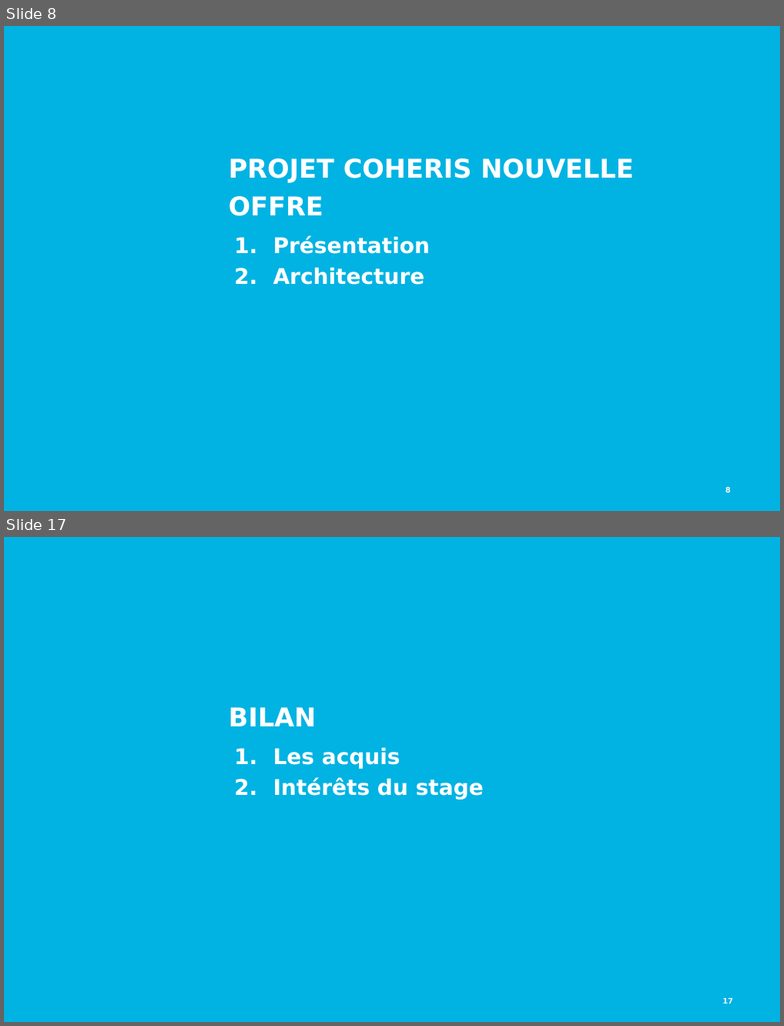
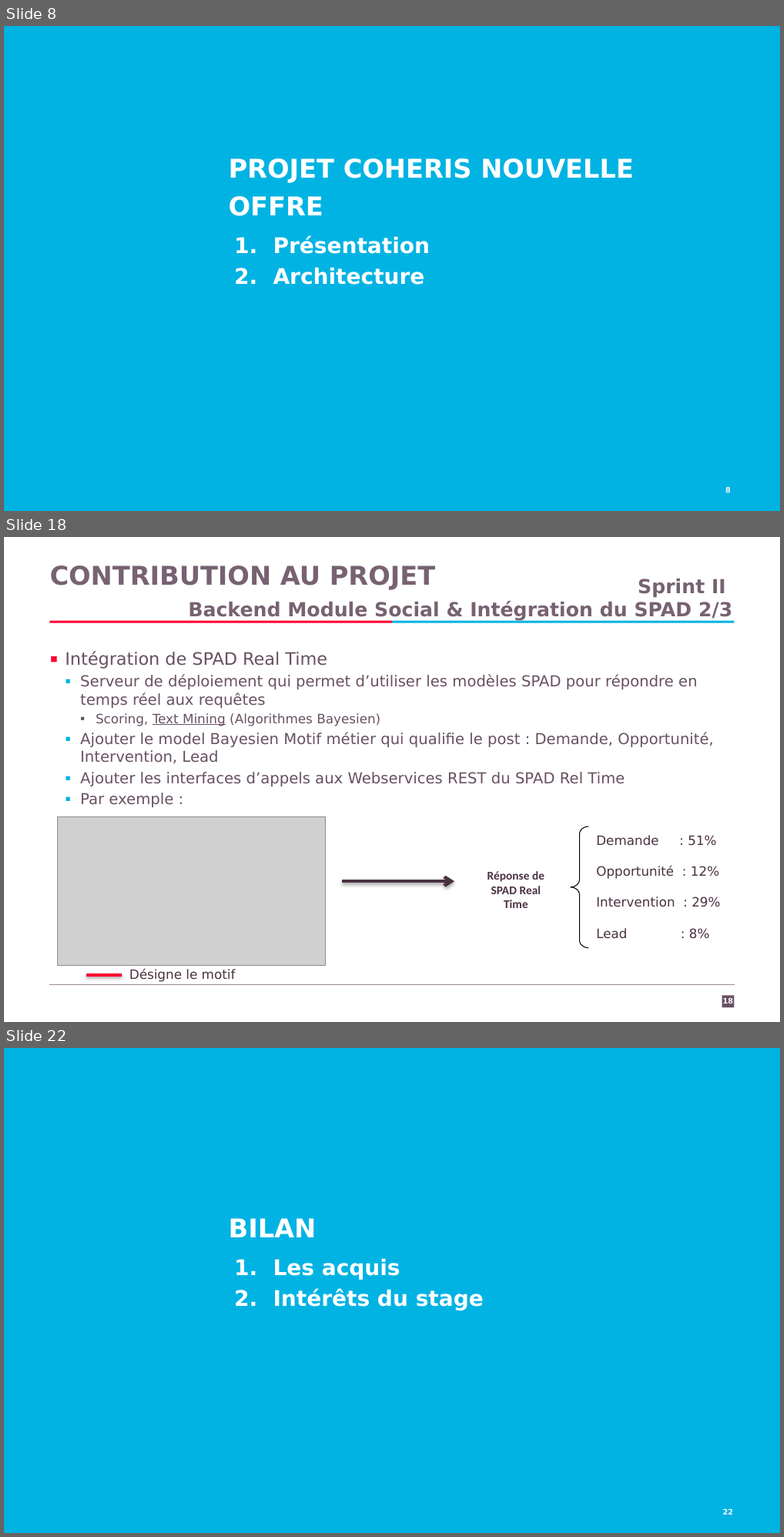
Before and after one commit to Kingsousse/Intership-Report-CRM, a slide deck: presentation.pptx. Shown one above the other, each under a label of ours: slides 8 and 17 before the commit, slides 8, 18 and 22 after it; the slides between them are not shown. The pictures are 784x1026 and 784x1537 pixels, drawn with LibreOffice and Linux fonts; fonts in the diff are those of the drawing; grey boxes stand for pictures; background and template pictures are left out. Boxes give left, top, right and bottom in pixels: in the first picture for what was removed or moved away, otherwise in the second. Text is boxed around its words. In the diff, an @@ line names an element or a change of style, - is before the commit and + after.

```diff
--- a/presentation.pptx
+++ b/presentation.pptx
@@ slide 18 added at bbox=[4, 537, 780, 1022], background #FFFFFF @@
@@ title added at bbox=[50, 565, 435, 590], 24 pt, text #776271, bold @@
+CONTRIBUTION AU PROJET
@@ text added at bbox=[188, 579, 732, 621], 18 pt, text #776271, bold @@
+  Sprint II
+  Backend Module Social & Intégration du SPAD 2/3
@@ rectangle added at bbox=[49, 621, 392, 623], fill #FF0032 @@
@@ rectangle added at bbox=[392, 621, 735, 623], fill #00B3E3 @@
@@ text added at bbox=[65, 651, 713, 807], 14 pt, text #685162 @@
+▪ Intégration de SPAD Real Time
+  ▪ Serveur de déploiement qui permet d’utiliser les modèles SPAD pour répondre en temps réel aux requêtes
+    ▪ Scoring, Text Mining (Algorithmes Bayesien)
+  ▪ Ajouter le model Bayesien Motif métier qui qualifie le post : Demande, Opportunité, Intervention, Lead
+  ▪ Ajouter les interfaces d’appels aux Webservices REST du SPAD Rel Time
+  ▪ Par exemple :
@@ picture added at bbox=[58, 817, 326, 965] @@
@@ left brace added at bbox=[571, 827, 588, 947], outline #000000 0.75 pt @@
@@ text added at bbox=[596, 835, 720, 939], 12 pt, text #4B3242 @@
+Demande : 51%
+Opportunité : 12%
+Intervention : 29%
+Lead : 8%
@@ arrow added from (342, 882) to (454, 882), #4B3242 3 pt @@
@@ text added at bbox=[488, 871, 545, 908], 11 pt, text #4B3242, bold @@
+Réponse de SPAD Real Time
@@ line added from (86, 975) to (122, 975), #FF0032 3 pt @@
@@ text added at bbox=[130, 969, 236, 982], 12 pt, text #4B3242 @@
+Désigne le motif
@@ line added from (49, 985) to (735, 985), #998895 0.75 pt @@
@@ rectangle added at bbox=[722, 996, 735, 1008], fill #685162 @@
@@ page number added at bbox=[723, 998, 734, 1004], 7 pt, text #F8F8F8, bold @@
+18
@@ what was slide 17 is now slide 22 @@
@@ page number at bbox=[723, 1509, 734, 1515]: text changed @@
-17
+22
```
Also in this commit, not shown: 9 slides changed, 5 other slides added, 3 slides removed.
